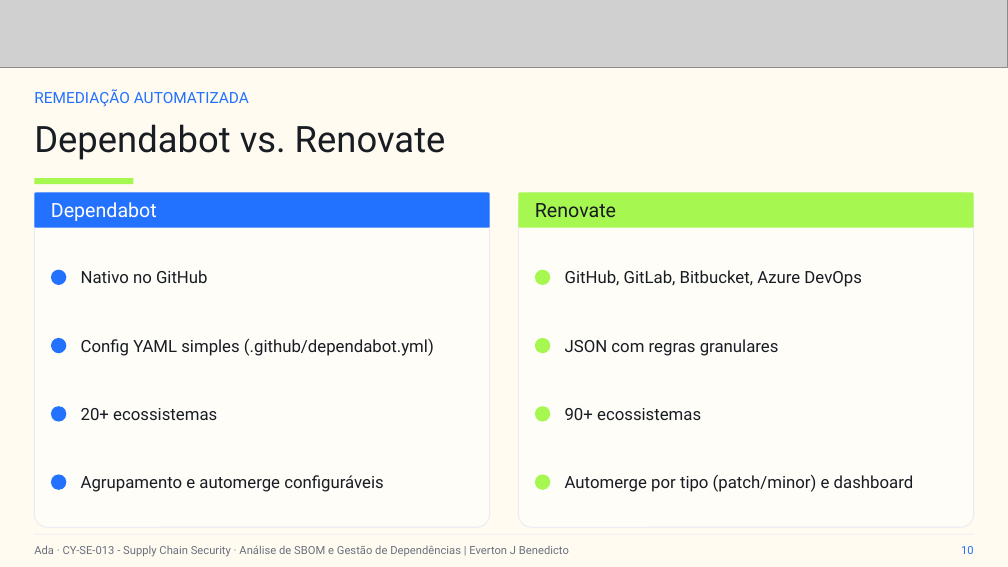
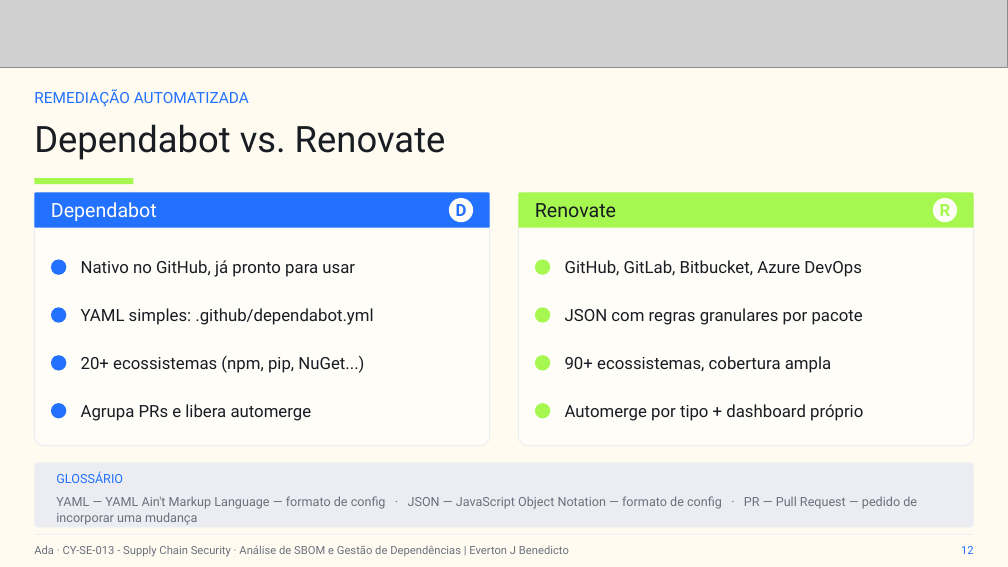
Before and after one commit to everton-dev/AdaTech.Aulas, a slide deck: slide 12 of CY-SE-013 - Supply Chain Security/slides/Aula_05_Analise_de_SBOM_e_Gestao_de_Dependencias.pptx (slide 10 before the commit). Drawn at 1008x567 pixels with LibreOffice and Linux fonts; fonts in the diff are those of the drawing; grey boxes stand for pictures. Boxes give left, top, right and bottom in pixels: in the first picture for what was removed or moved away, otherwise in the second. Text is boxed around its words. In the diff, an @@ line names an element or a change of style, - is before the commit and + after.

```diff
--- a/CY-SE-013 - Supply Chain Security/slides/Aula_05_Analise_de_SBOM_e_Gestao_de_Dependencias.pptx
+++ b/CY-SE-013 - Supply Chain Security/slides/Aula_05_Analise_de_SBOM_e_Gestao_de_Dependencias.pptx
@@ rounded rectangle: place and size @@
-rounded rectangle at (34,193,490,527)
+rounded rectangle at (34,193,490,446)
@@ ellipse added at (449,198,473,222), fill #FFFDF8 @@
@@ text added at (456,204,467,216), 12 pt, text #2371FF, bold @@
+D
@@ rounded rectangle: place and size @@
-rounded rectangle at (518,193,974,527)
+rounded rectangle at (518,193,974,446)
@@ ellipse added at (932,198,957,222), fill #FFFDF8 @@
@@ text added at (940,204,951,216), 12 pt, text #A6F750, bold @@
+R
@@ ellipse: place and size @@
-ellipse at (50,269,66,284)
+ellipse at (50,259,66,274)
@@ text at (81,260,355,277): text changed @@
-Nativo no GitHub
+Nativo no GitHub, já pronto para usar
@@ ellipse: place and size @@
-ellipse at (535,269,550,284)
+ellipse at (535,259,550,274)
@@ text "GitHub, GitLab, Bitbucket, Azure DevOps": place and size @@
-text "GitHub, GitLab, Bitbucket, Azure DevOps" at (565,270,862,287)
+text "GitHub, GitLab, Bitbucket, Azure DevOps" at (565,260,862,277)
@@ ellipse: place and size @@
-ellipse at (50,475,66,490)
+ellipse at (50,307,66,323)
@@ text at (81,308,373,325): text changed @@
-Config YAML simples (.github/dependabot.yml)
+YAML simples: .github/dependabot.yml
@@ ellipse: place and size @@
-ellipse at (535,475,550,490)
+ellipse at (535,307,550,323)
@@ text at (565,308,863,325): text changed @@
-JSON com regras granulares
+JSON com regras granulares por pacote
@@ ellipse: place and size @@
-ellipse at (50,338,66,353)
+ellipse at (50,355,66,370)
@@ text at (81,355,364,373): text changed @@
-20+ ecossistemas
+20+ ecossistemas (npm, pip, NuGet...)
@@ ellipse: place and size @@
-ellipse at (535,338,550,353)
+ellipse at (535,355,550,370)
@@ text at (565,356,831,373): text changed @@
-90+ ecossistemas
+90+ ecossistemas, cobertura ampla
@@ text at (81,404,312,421): text changed @@
-Agrupamento e automerge configuráveis
+Agrupa PRs e libera automerge
@@ text at (565,404,863,421): text changed @@
-Automerge por tipo (patch/minor) e dashboard
+Automerge por tipo + dashboard próprio
@@ rounded rectangle added at (34,463,974,528), fill #ECEDF3 @@
@@ text added at (56,471,123,483), 9 pt, text #2371FF @@
+GLOSSÁRIO
@@ text added at (56,496,917,525), 9 pt, text #6A707D @@
+YAML — YAML Ain't Markup Language — formato de config · JSON — JavaScript Object Notation — formato de config · PR — Pull Request — pedido de incorporar uma mudança
@@ text at (961,546,974,554): text changed @@
-10
+12
```
Also in this commit, not shown: 9 other slides changed, 3 slides added, 10 other files.
